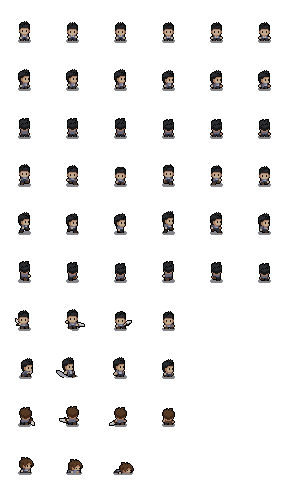
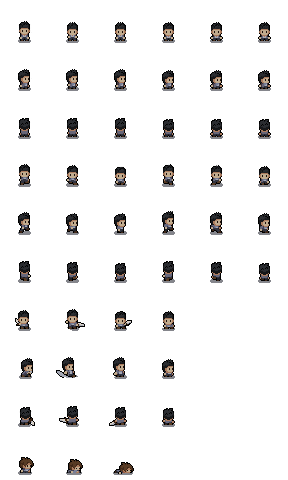
Two versions of the same layered image (288 x 480). Layer-by-layer changes:
painted on "player.png" over <box>19,407,175,423</box>
